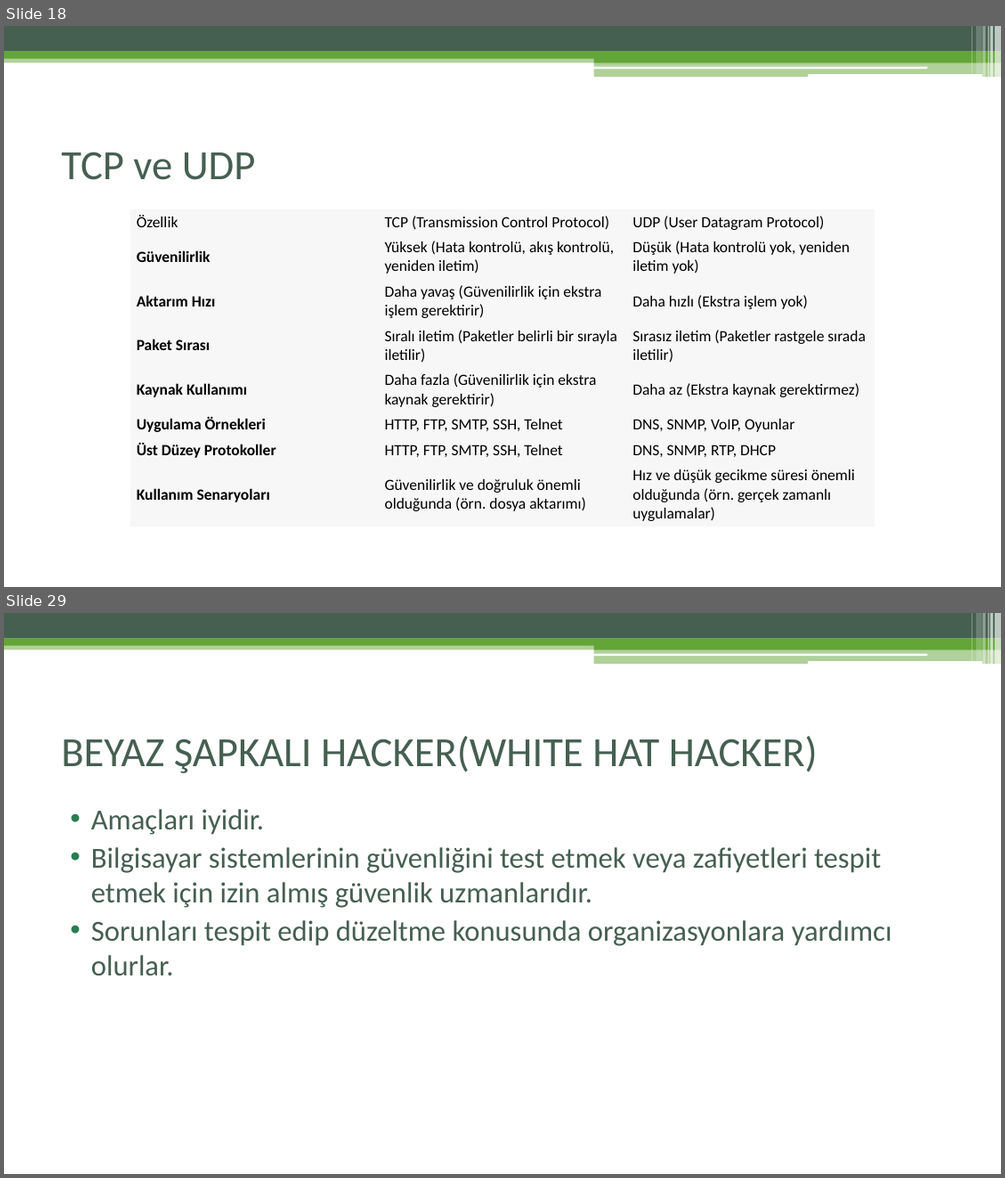
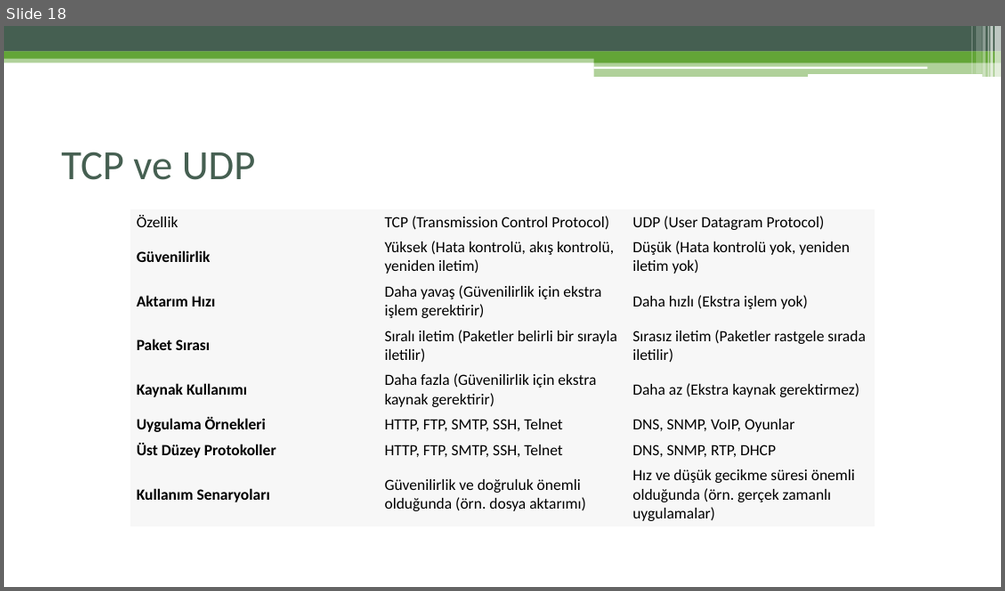
Before and after one commit to zafer-sn/IAT221-Ag-ve-Bilisim-Guvenligi, a slide deck: Hafta2/Hafta2.pptx. Shown one above the other, each under a label of ours: slides 18 and 29 before the commit, slide 18 after it; the slides between them are not shown. The pictures are 1005x1178 and 1005x591 pixels, drawn with LibreOffice and Linux fonts; fonts in the diff are those of the drawing. Boxes give left, top, right and bottom in pixels: in the first picture for what was removed or moved away, otherwise in the second. Text is boxed around its words. In the diff, an @@ line names an element or a change of style, - is before the commit and + after.

```diff
--- a/Hafta2/Hafta2.pptx
+++ b/Hafta2/Hafta2.pptx
@@ slide 29 removed at (x1=4, y1=613, x2=1001, y2=1174), background #FFFFFF; not listed: 13 template elements that a slide beside it also shows @@
@@ title removed at (x1=61, y1=736, x2=817, y2=773) @@
-BEYAZ ŞAPKALI HACKER(WHITE HAT HACKER)
@@ text removed at (x1=91, y1=809, x2=892, y2=975) @@
-• Amaçları iyidir.
-• Bilgisayar sistemlerinin güvenliğini test etmek veya zafiyetleri tespit etmek için izin almış güvenlik uzmanlarıdır.
-• Sorunları tespit edip düzeltme konusunda organizasyonlara yardımcı olurlar.
```
Also in this commit, not shown: 30 other slides removed, 1 other file.
